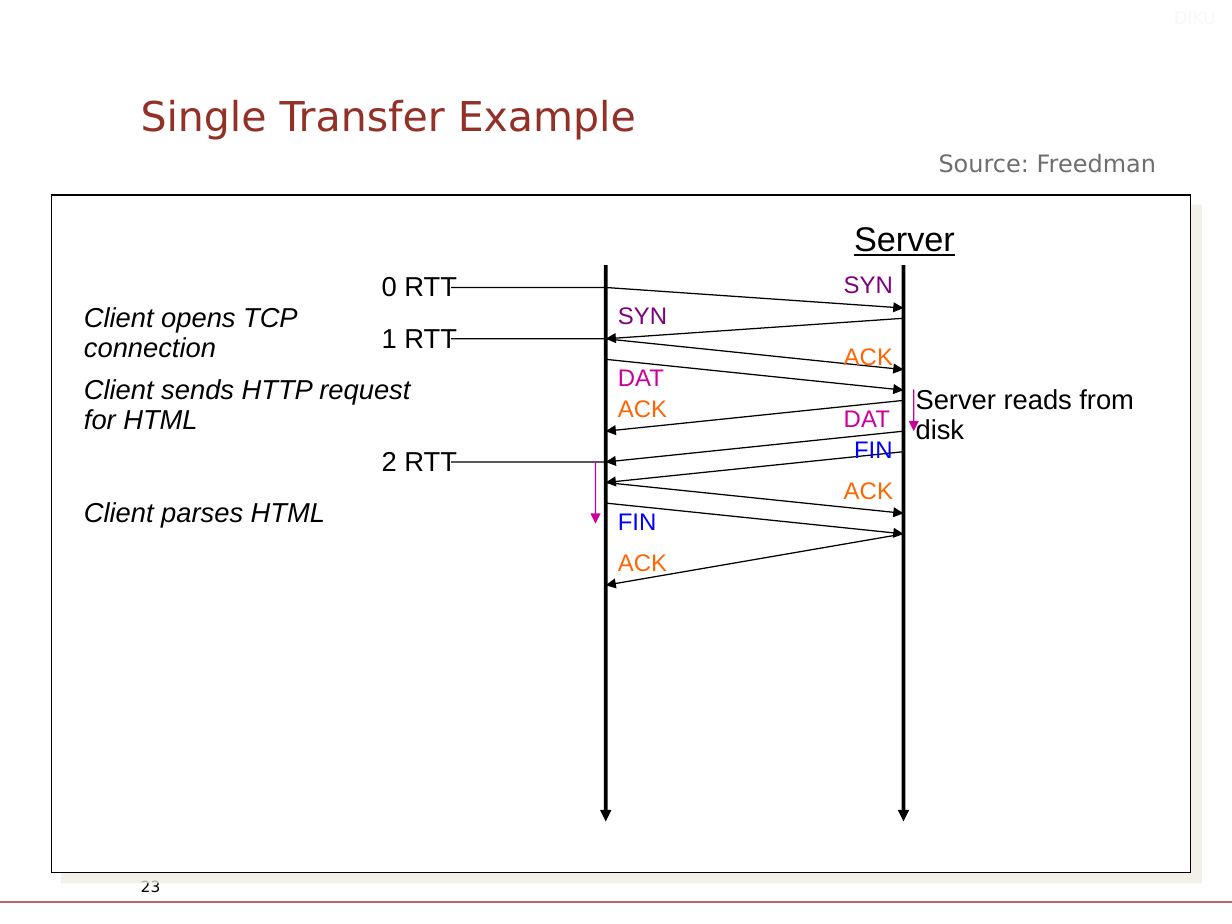
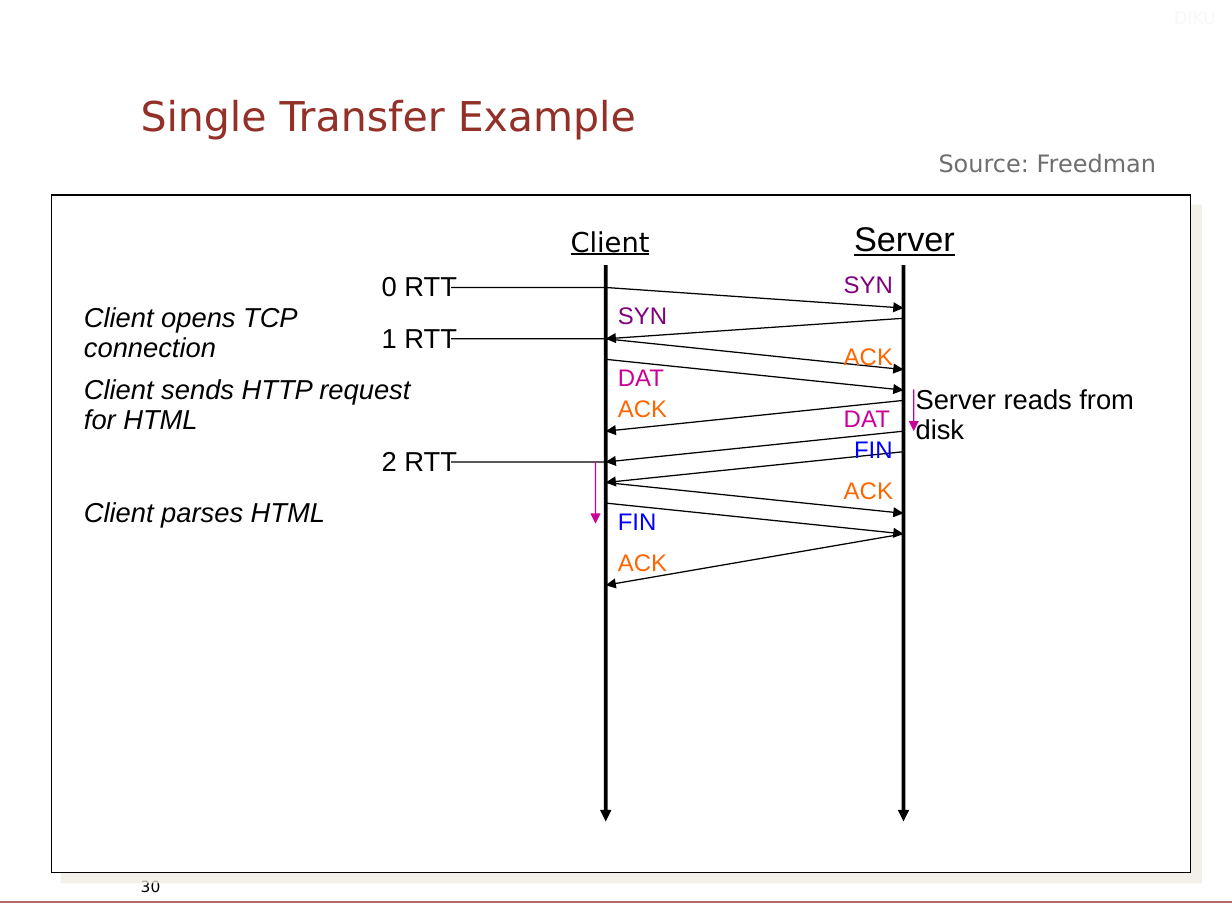
Before and after one commit to diku-compSys/compSys-e2021-pub, a slide deck: slide 30 of lectures/211103_application_layer_http/slides.odp (slide 23 before the commit). Drawn at 1232x924 pixels with LibreOffice and Linux fonts; fonts in the diff are those of the drawing; background and template pictures are left out. Boxes give left, top, right and bottom in pixels: in the first picture for what was removed or moved away, otherwise in the second. Text is boxed around its words. In the diff, an @@ line names an element or a change of style, - is before the commit and + after.

```diff
--- a/lectures/211103_application_layer_http/slides.odp
+++ b/lectures/211103_application_layer_http/slides.odp
@@ text added at (x1=571, y1=231, x2=650, y2=255), 16 pt, text #000000, underline @@
+Client
@@ page number at (x1=141, y1=881, x2=161, y2=892): text changed @@
-23
+30
```
Also in this commit, not shown: 11 other slides changed, 8 slides added, 3 other files.
